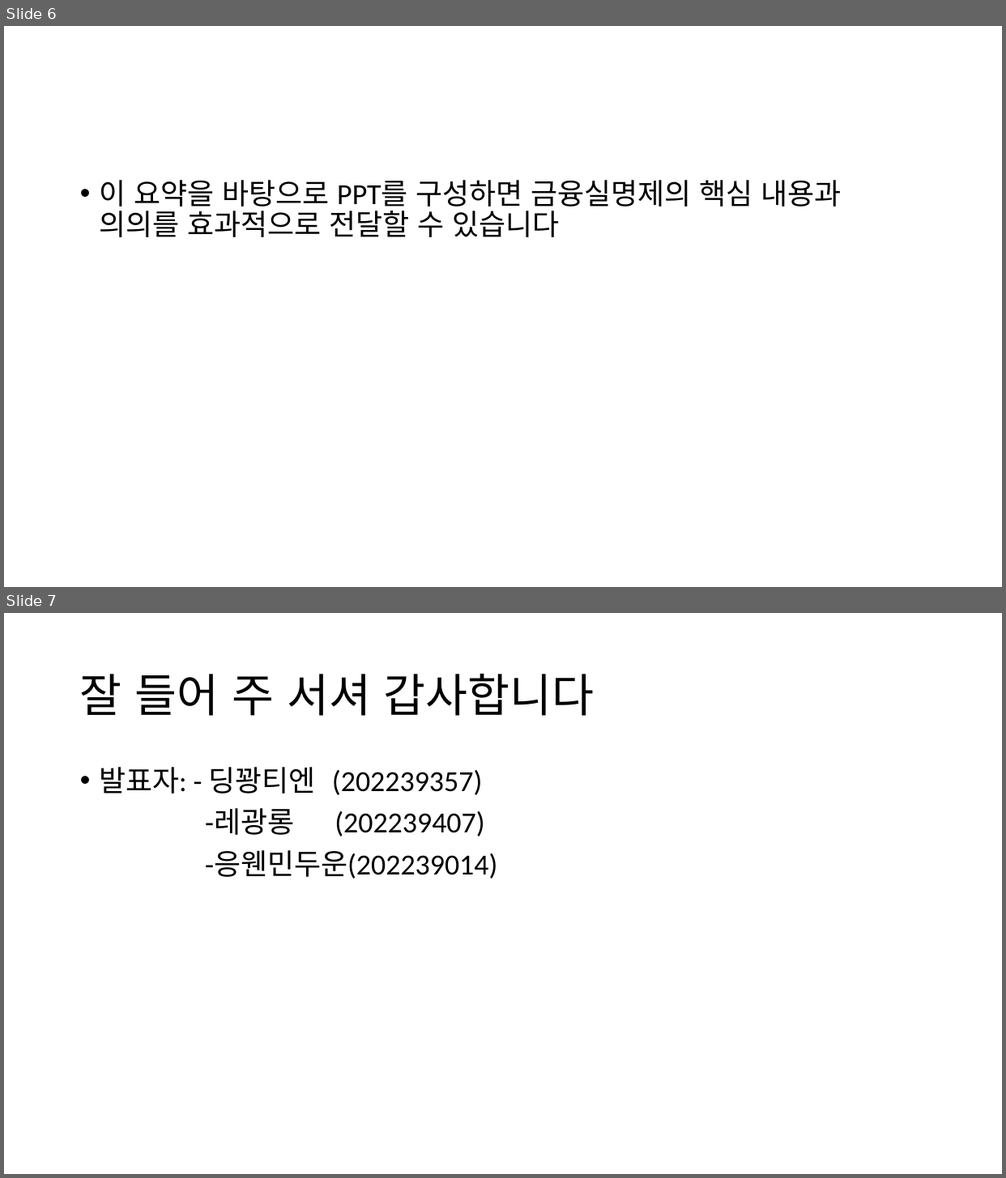
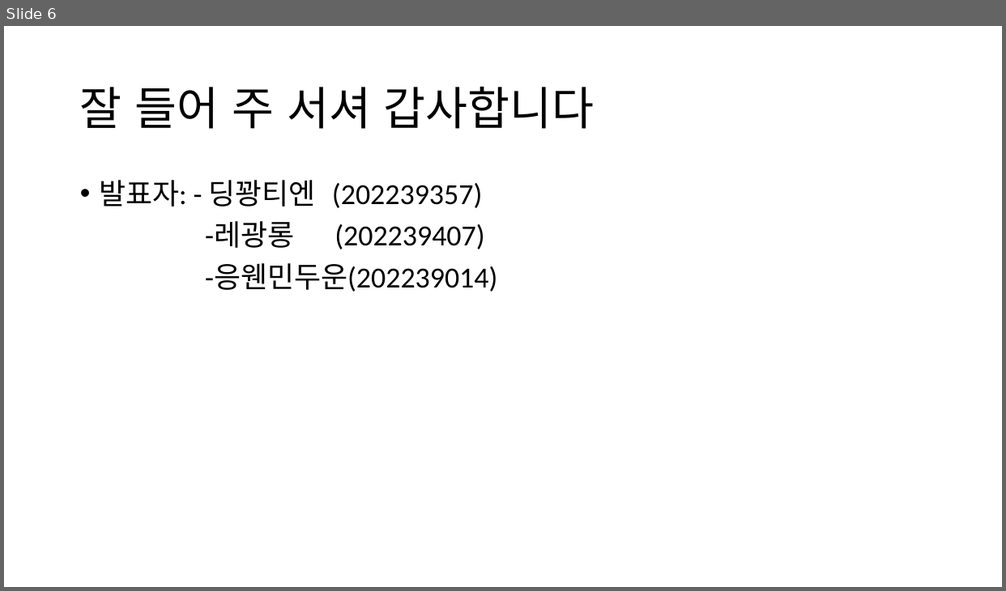
Before and after one commit to minjun2001/friday, a slide deck: FILE/금융실명제.pptx. Shown one above the other, each under a label of ours: slides 6 and 7 before the commit, slide 6 after it. The pictures are 1006x1178 and 1006x591 pixels, drawn with LibreOffice and Linux fonts; fonts in the diff are those of the drawing. Boxes give left, top, right and bottom in pixels: in the first picture for what was removed or moved away, otherwise in the second. Text is boxed around its words. In the diff, an @@ line names an element or a change of style, - is before the commit and + after.

```diff
--- a/FILE/금융실명제.pptx
+++ b/FILE/금융실명제.pptx
@@ slide 6 removed at box(4, 26, 1002, 587), background #FFFFFF @@
@@ text removed at box(99, 180, 842, 237) @@
-• 이 요약을 바탕으로 PPT를 구성하면 금융실명제의 핵심 내용과 의의를 효과적으로 전달할 수 있습니다
@@ what was slide 7 is now slide 6 @@
```
Also in this commit, not shown: 5 slides changed, 1 other file.
